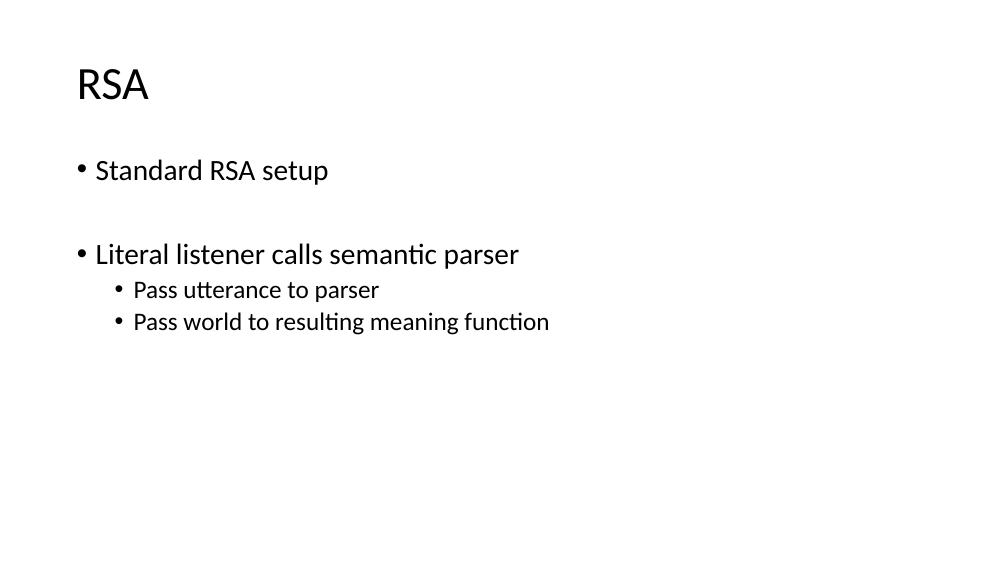
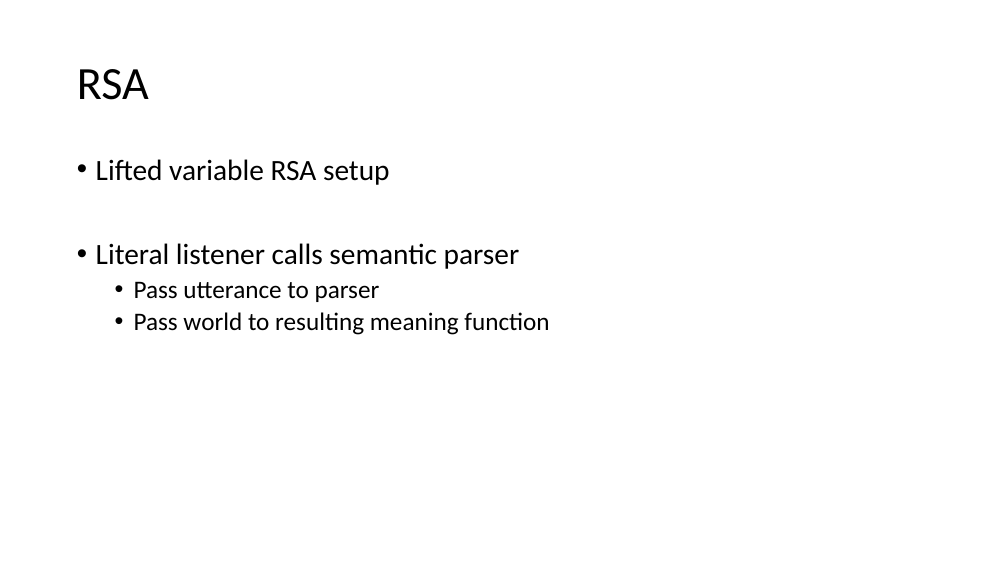
Before and after one commit to JsonFreeman/semppl, a slide deck: slide 6 of LabMeeting.pptx (slide 4 before the commit). Drawn at 1008x567 pixels with LibreOffice and Linux fonts; fonts in the diff are those of the drawing. Boxes give left, top, right and bottom in pixels: in the first picture for what was removed or moved away, otherwise in the second. Text is boxed around its words. In the diff, an @@ line names an element or a change of style, - is before the commit and + after.

```diff
--- a/LabMeeting.pptx
+++ b/LabMeeting.pptx
@@ text at [96, 159, 390, 185]: text changed @@
-• Standard RSA setup
+• Lifted variable RSA setup
```
Also in this commit, not shown: 2 other slides changed, 5 slides added, 3 slides removed.
